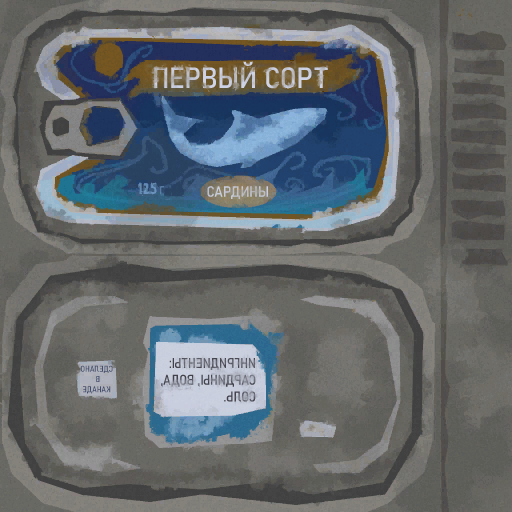
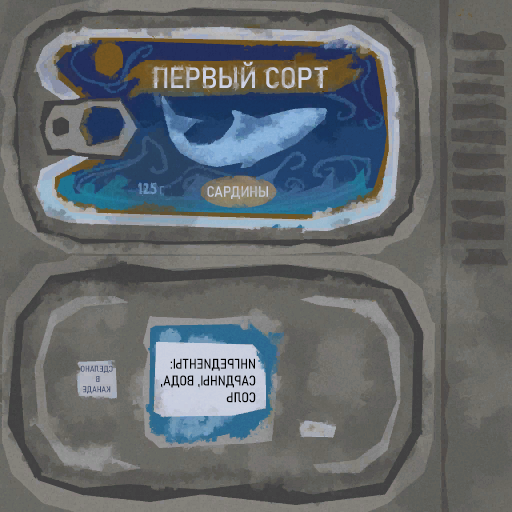
Before/after of a 512×512 layered artwork. What changed in the layer stack:
added layer "ингредиенты: сардины, вода, Соль" above "сардины" over [161, 358, 256, 403]
removed layer "ингридиенты: сардины, вода, соль." over [161, 354, 261, 405]